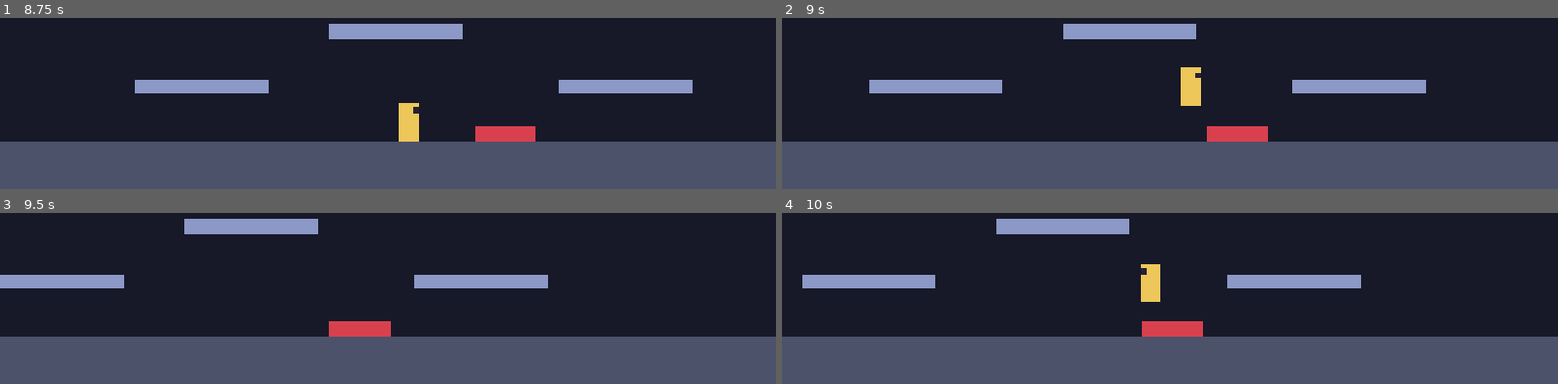
Above: before the commit, frames 1-4 (two rows, left to right).
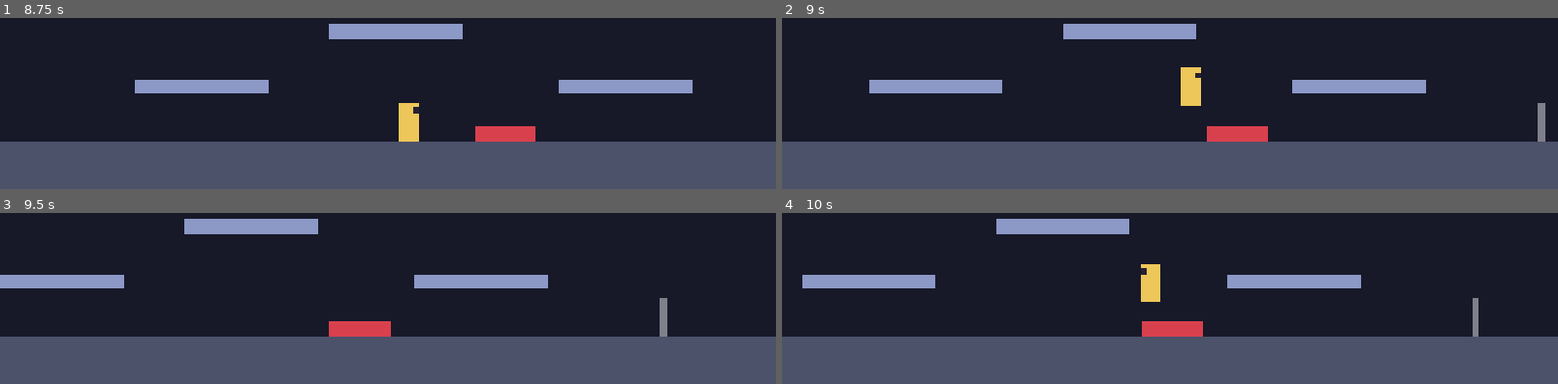
Above: after the commit, the same moments.

Repository: PedroBrassi/ascensao-ao-olimpo
Game: Godot game, scene res://cenas/fases/teste/area_teste.tscn
The game is run twice, just before and just after one commit, with the same random seed, the same clock (stepped at 60 frames per second) and the same inputs.
Inputs:
- Up to frame 1 (8.75 s): tap Enter at 0.5 s; hold D (mover_direita) 0.53-2.03 s; tap Space (pular) at 0.6, 0.77, 1.07, 1.35, 1.52, 1.82, 2.1, 2.85, 3.02, 3.32, 3.6, 3.77, 4.07, 4.35, 4.52, 4.82, 5.1, 5.85, 6.02, 6.32, 6.6, 6.77, 7.07, 7.35, 7.52, 7.82, 8.1 s; hold A (mover_esquerda) 2.03-2.78 s; hold D (mover_direita) 2.78-4.28 s; hold A (mover_esquerda) 4.28-5.03 s; hold D (mover_direita) 5.03-5.78 s; hold A (mover_esquerda) 5.78-7.28 s; hold D (mover_direita) from 7.28 s (still down)
- Up to frame 2 (9 s): keep holding D (mover_direita); tap Space (pular) at 8.85 s
- Up to frame 3 (9.5 s): keep holding D (mover_direita); tap Space (pular) at 9.02, 9.32 s
- Up to frame 4 (10 s): release D (mover_direita) at 9.53 s; hold A (mover_esquerda) from 9.53 s (still down); tap Space (pular) at 9.6, 9.77 s

Frame 1 is identical in both runs. In frame 2, 0.2% of the frame differs, in the area x 97-99%, y 49-73%; in frame 3, 0.2%; in frame 4, 0.2%.

Commit message:
Adiciona três vidas, checkpoint e reaparecimento

Diff:
--- a/cenas/fases/teste/area_teste.tscn
+++ b/cenas/fases/teste/area_teste.tscn
@@ -3,9 +3,11 @@
 [ext_resource type="PackedScene" uid="uid://dvkyqfj5qsk48" path="res://cenas/jogador/jogador.tscn" id="1_ejfvi"]
 [ext_resource type="Script" uid="uid://duc02wmwkk3ha" path="res://scripts/fases/area_de_jogo.gd" id="1_rqe2n"]
 [ext_resource type="PackedScene" uid="uid://flqij84s5vsb" path="res://cenas/objetos/espinhos.tscn" id="3_4hbwe"]
+[ext_resource type="Script" uid="uid://dqstreepw4ry4" path="res://scripts/objetos/zona_de_queda.gd" id="4_y4u2d"]
+[ext_resource type="PackedScene" uid="uid://bj7na3ehi027a" path="res://cenas/objetos/checkpoint.tscn" id="5_cn5tp"]
 
 [sub_resource type="RectangleShape2D" id="RectangleShape2D_ph7jy"]
-size = Vector2(2560, 80)
+size = Vector2(1700, 80)
 
 [sub_resource type="RectangleShape2D" id="RectangleShape2D_ejfvi"]
 size = Vector2(220, 24)
@@ -22,19 +24,25 @@
 [sub_resource type="RectangleShape2D" id="RectangleShape2D_y4u2d"]
 size = Vector2(40, 720)
 
+[sub_resource type="RectangleShape2D" id="RectangleShape2D_5utae"]
+size = Vector2(700, 80)
+
+[sub_resource type="RectangleShape2D" id="RectangleShape2D_4w4ih"]
+size = Vector2(2960, 40)
+
 [node name="AreaTeste" type="Node2D" unique_id=2017880410]
 script = ExtResource("1_rqe2n")
 
 [node name="Chao" type="StaticBody2D" parent="." unique_id=1205021038]
-position = Vector2(1280, 680)
+position = Vector2(850, 680)
 
 [node name="Colisao" type="CollisionShape2D" parent="Chao" unique_id=646284507]
 shape = SubResource("RectangleShape2D_ph7jy")
 
 [node name="Visual" type="ColorRect" parent="Chao" unique_id=181670161]
-offset_left = -1280.0
+offset_left = -850.0
 offset_top = -40.0
-offset_right = 1280.0
+offset_right = 850.0
 offset_bottom = 40.0
 mouse_filter = 2
 color = Color(0.3, 0.32, 0.42, 1)
@@ -114,3 +122,29 @@
 
 [node name="Espinhos" parent="." unique_id=604478841 instance=ExtResource("3_4hbwe")]
 position = Vector2(1000, 640)
+
+[node name="Chao2" type="StaticBody2D" parent="." unique_id=562762917]
+position = Vector2(2210, 680)
+
+[node name="Colisao" type="CollisionShape2D" parent="Chao2" unique_id=1974546762]
+shape = SubResource("RectangleShape2D_5utae")
+
+[node name="Visual" type="ColorRect" parent="Chao2" unique_id=1154249022]
+offset_left = -350.0
+offset_top = -40.0
+offset_right = 350.0
+offset_bottom = 40.0
+mouse_filter = 2
+color = Color(0.3, 0.32, 0.42, 1)
+
+[node name="ZonaDeQueda" type="Area2D" parent="." unique_id=1109941145]
+position = Vector2(1280, 800)
+collision_layer = 8
+collision_mask = 2
+script = ExtResource("4_y4u2d")
+
+[node name="Colisao" type="CollisionShape2D" parent="ZonaDeQueda" unique_id=335810169]
+shape = SubResource("RectangleShape2D_4w4ih")
+
+[node name="Checkpoint" parent="." unique_id=1412923462 instance=ExtResource("5_cn5tp")]
+position = Vector2(1500, 640)
--- /dev/null
+++ b/cenas/objetos/checkpoint.tscn
@@ -0,0 +1,22 @@
+[gd_scene format=3 uid="uid://bj7na3ehi027a"]
+
+[ext_resource type="Script" uid="uid://ct7r26aphne01" path="res://scripts/objetos/checkpoint.gd" id="1_lywbg"]
+
+[sub_resource type="RectangleShape2D" id="RectangleShape2D_6jmh7"]
+size = Vector2(40, 64)
+
+[node name="Checkpoint" type="Area2D" unique_id=1412923462]
+collision_layer = 16
+collision_mask = 2
+script = ExtResource("1_lywbg")
+
+[node name="Colisao" type="CollisionShape2D" parent="." unique_id=1367731722]
+position = Vector2(0, -32)
+shape = SubResource("RectangleShape2D_6jmh7")
+
+[node name="Visual" type="ColorRect" parent="." unique_id=941960821]
+offset_left = -6.0
+offset_top = -64.0
+offset_right = 6.0
+mouse_filter = 2
+color = Color(0.5, 0.5, 0.55, 1)
--- a/scripts/jogador/jogador.gd
+++ b/scripts/jogador/jogador.gd
@@ -1,6 +1,7 @@
 class_name Jogador
 extends CharacterBody2D
-## Movimentação do personagem principal: andar, pular, cair e aterrissar.
+## Personagem principal: movimentação (andar, pular, cair e aterrissar),
+## ponto de retorno e reação à perda das vidas.
 ##
 ## A origem do nó fica nos pés do personagem. Os valores abaixo aparecem no
 ## Inspetor e podem ser ajustados sem mexer no código.
@@ -38,12 +39,22 @@
 
 ## 1 quando olha para a direita, -1 para a esquerda.
 var olhando_para := 1
+## Lugar onde o personagem reaparece depois de cair. Começa na posição
+## inicial e muda a cada checkpoint ativado.
+var ponto_de_retorno := Vector2.ZERO
 
 var _coyote := 0.0
 var _buffer_do_salto := 0.0
 var _estava_no_chao := false
 
 @onready var _visual: Node2D = $Visual
+@onready var _vida: Vida = $Vida
+@onready var _camera: Camera2D = $Camera
+
+
+func _ready() -> void:
+	ponto_de_retorno = global_position
+	_vida.morreu.connect(_ao_morrer)
 
 
 func _physics_process(delta: float) -> void:
@@ -55,6 +66,31 @@
 	move_and_slide()
 	_atualizar_estado_do_chao()
 	_atualizar_direcao(direcao)
+
+
+## Chamado pelo Checkpoint quando o personagem passa por ele.
+func definir_ponto_de_retorno(posicao: Vector2) -> void:
+	ponto_de_retorno = posicao
+
+
+## Chamado pela ZonaDeQueda: perde uma vida e, se ainda restar alguma,
+## volta ao ponto de retorno.
+func cair() -> void:
+	_vida.receber_dano(1)
+	if not _vida.esta_morto():
+		reaparecer()
+
+
+func reaparecer() -> void:
+	global_position = ponto_de_retorno
+	velocity = Vector2.ZERO
+	_camera.reset_smoothing()  # a câmera pula direto, sem deslizar pela área
+
+
+func _ao_morrer() -> void:
+	# Provisório: perder as três vidas reinicia a área. A tela de derrota
+	# entra no cartão de vitória e derrota.
+	get_tree().reload_current_scene.call_deferred()
 
 
 func _aplicar_gravidade(delta: float) -> void:
--- /dev/null
+++ b/scripts/objetos/checkpoint.gd
@@ -0,0 +1,28 @@
+class_name Checkpoint
+extends Area2D
+## Ponto de retorno. Quando o personagem passa por ele, este vira o lugar
+## onde o personagem reaparece depois de cair.
+
+## Emitido uma única vez, quando o checkpoint é ativado.
+signal ativado
+
+@export var cor_inativo := Color(0.5, 0.5, 0.55)
+@export var cor_ativo := Color(0.4, 0.85, 0.5)
+
+var ativo := false
+
+@onready var _visual: ColorRect = $Visual
+
+
+func _ready() -> void:
+	_visual.color = cor_inativo
+	body_entered.connect(_ao_entrar)
+
+
+func _ao_entrar(corpo: Node2D) -> void:
+	if ativo or not corpo is Jogador:
+		return
+	ativo = true
+	_visual.color = cor_ativo
+	corpo.definir_ponto_de_retorno(global_position)
+	ativado.emit()
--- /dev/null
+++ b/scripts/objetos/zona_de_queda.gd
@@ -0,0 +1,13 @@
+class_name ZonaDeQueda
+extends Area2D
+## Região abaixo do cenário. O personagem que cai nela perde uma vida e
+## volta ao último checkpoint.
+
+
+func _ready() -> void:
+	body_entered.connect(_ao_entrar)
+
+
+func _ao_entrar(corpo: Node2D) -> void:
+	if corpo is Jogador:
+		corpo.cair()
Not shown, added: scripts/objetos/checkpoint.gd.uid
Not shown, added: scripts/objetos/zona_de_queda.gd.uid
